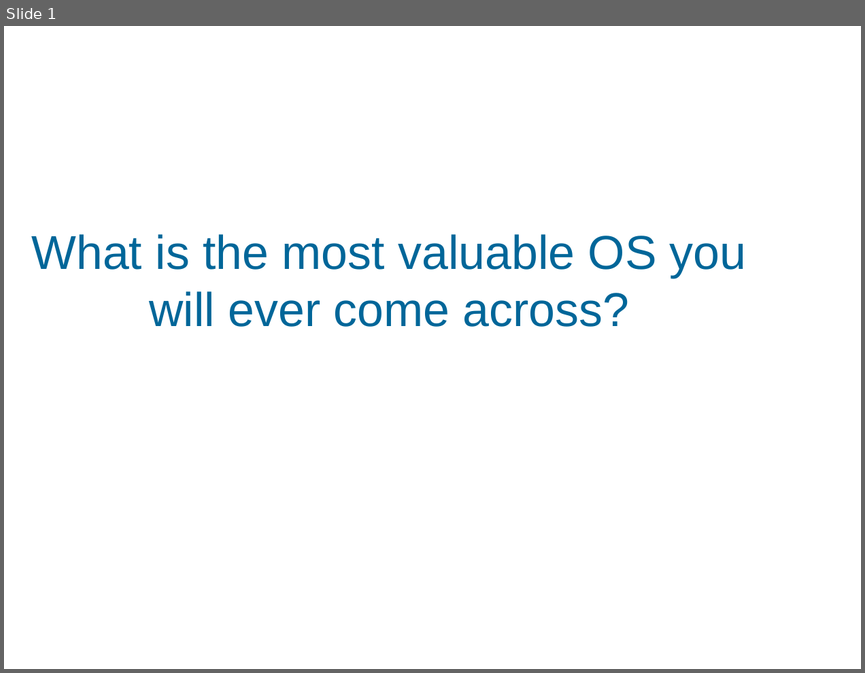
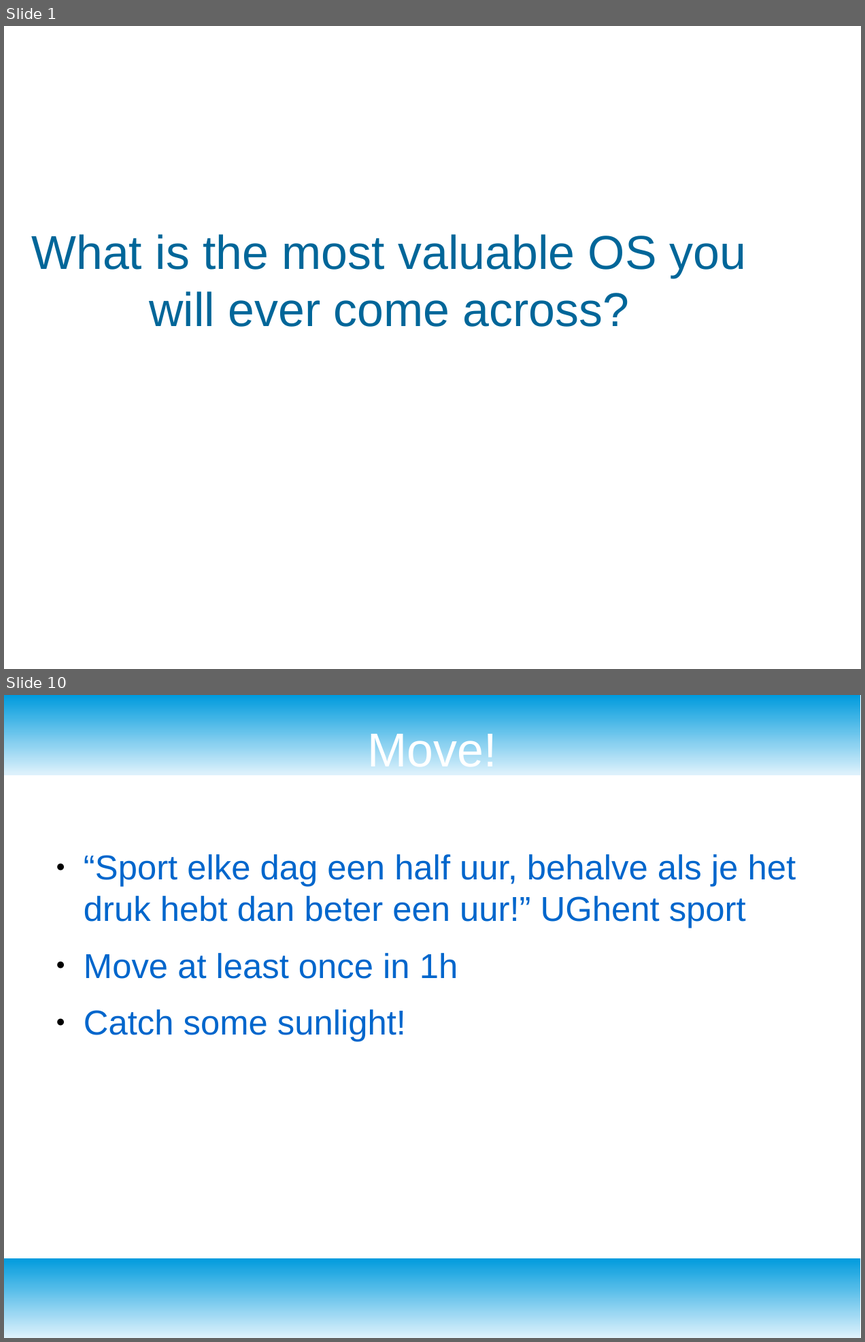
Before and after one commit to CSteigueber/watch-on-health, a slide deck: watch.odp. Shown one above the other, each under a label of ours: slide 1 before the commit, slides 1 and 10 after it; the slides between them are not shown. The pictures are 865x673 and 865x1342 pixels, drawn with LibreOffice and Linux fonts; fonts in the diff are those of the drawing; background and template pictures are left out. Boxes give left, top, right and bottom in pixels: in the first picture for what was removed or moved away, otherwise in the second. Text is boxed around its words. In the diff, an @@ line names an element or a change of style, - is before the commit and + after.

```diff
--- a/watch.odp
+++ b/watch.odp
@@ slide 10 added at (4,695,861,1338), background #FFFFFF @@
@@ rectangle added at (4,695,861,775), fill gradient #DFF2FC to #009BDD @@
@@ title added at (368,728,497,767), 44 pt, text #FFFFFF @@
+Move!
@@ text added at (84,854,796,1042), 32 pt, text #0066CC @@
+● “Sport elke dag een half uur, behalve als je het druk hebt dan beter een uur!” UGhent sport
+● Move at least once in 1h
+● Catch some sunlight!
@@ rectangle added at (4,1258,861,1338), fill gradient #DFF2FC to #009BDD @@
```
Also in this commit, not shown: 12 other slides added, 1 slide removed, 10 other files.
